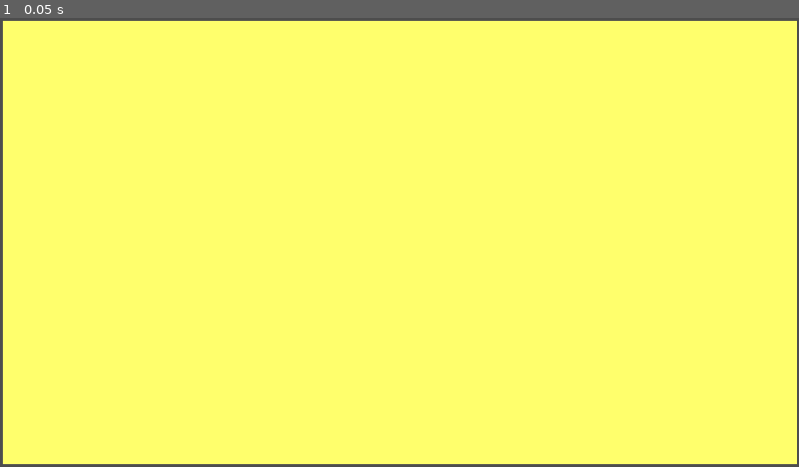
Above: before the commit, frame 1.
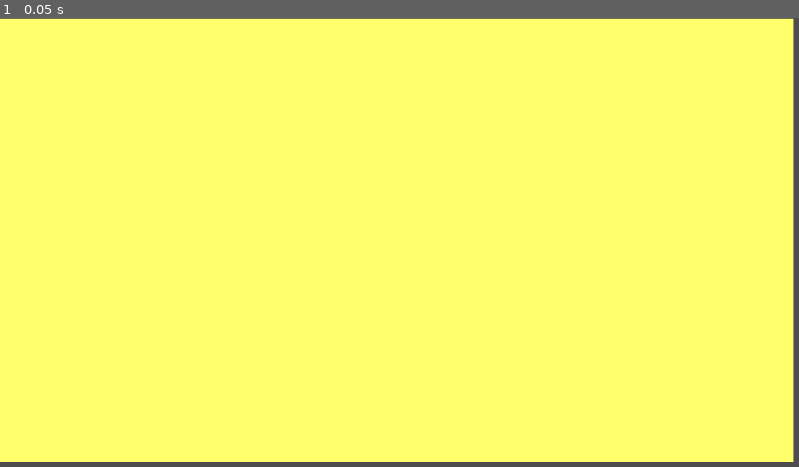
Above: after the commit, the same moment.

Repository: Teriko2409/kanji_no_sekai
Game: Godot game, scene res://mini_jeu/MemoKanji/memokanji.tscn
The game is run twice, just before and just after one commit, with the same random seed, the same clock (stepped at 60 frames per second) and the same inputs.
Inputs:
- Up to frame 1 (0.05 s): no input

The runs differ from the first frame. In frame 1, 2.0% of the frame differs, in the area x 0-100%, y 0-100%.

Commit message:
Memokanji : Mise en place les cartes sur le plateau

Diff:
--- a/dossier_godot/mini_jeu/MemoKanji/cartes.tscn
+++ b/dossier_godot/mini_jeu/MemoKanji/cartes.tscn
@@ -1,8 +1,8 @@
 [gd_scene format=3 uid="uid://d3uukf6aoe3ho"]
 
 [node name="Cartes" type="Control"]
+custom_minimum_size = Vector2(120, 150)
 layout_mode = 3
-anchors_preset = 15
 anchor_right = 1.0
 anchor_bottom = 1.0
 grow_horizontal = 2
@@ -14,10 +14,18 @@
 offset_bottom = 8.0
 
 [node name="kanji_wrote" type="Label" parent="."]
+custom_minimum_size = Vector2(100, 150)
 layout_mode = 0
 offset_right = 40.0
 offset_bottom = 23.0
+uppercase = true
 
 [node name="carte_structure" type="ColorRect" parent="."]
-layout_mode = 0
+custom_minimum_size = Vector2(120, 150)
+layout_mode = 1
+anchors_preset = 15
+anchor_right = 1.0
+anchor_bottom = 1.0
+grow_horizontal = 2
+grow_vertical = 2
 color = Color(0.78730935, 0.5856883, 0.52867055, 1)
--- a/dossier_godot/mini_jeu/MemoKanji/gameboard.gd
+++ b/dossier_godot/mini_jeu/MemoKanji/gameboard.gd
@@ -1,12 +1,22 @@
 extends Control
 
+const MODEL_CARTE = preload("res://mini_jeu/MemoKanji/cartes.tscn")
 
-# Called when the node enters the scene tree for the first time.
-func _ready() -> void:
-
-	pass # Replace with function body.
+@onready var grille = $GridContainer
 
 
-# Called every frame. 'delta' is the elapsed time since the previous frame.
-func _process(delta: float) -> void:
-	pass
+# Le jeu démarre ici !
+func _ready() -> void:
+	var mes_kanjis = []
+
+	for kanji in mes_kanjis:
+		creer_une_carte(kanji)
+
+
+# Notre "machine" qui fabrique et range la carte
+func creer_une_carte(texte_du_kanji: String) -> void:
+	# a. On clone le modèle
+	var nouvelle_carte = MODEL_CARTE.instantiate()
+
+	# b. On l'envoie dans la grille (le GridContainer la range tout seul !)
+	grille.add_child(nouvelle_carte)
--- a/dossier_godot/mini_jeu/MemoKanji/gameboard.tscn
+++ b/dossier_godot/mini_jeu/MemoKanji/gameboard.tscn
@@ -13,6 +13,7 @@
 script = ExtResource("1_stgll")
 
 [node name="gameboard_colort" type="ColorRect" parent="."]
+custom_minimum_size = Vector2(600, 500)
 layout_mode = 1
 anchors_preset = 15
 anchor_right = 1.0
@@ -22,17 +23,3 @@
 tooltip_text = "salut bg
 "
 color = Color(1, 1, 0.42352942, 1)
-
-[node name="gameboard_structure" type="GridContainer" parent="."]
-clip_children = 1
-layout_mode = 1
-anchors_preset = 15
-anchor_right = 1.0
-anchor_bottom = 1.0
-grow_horizontal = 2
-grow_vertical = 2
-tooltip_text = "
-"
-theme_override_constants/h_separation = 10
-theme_override_constants/v_separation = 10
-columns = 4
--- a/dossier_godot/mini_jeu/MemoKanji/memokanji.tscn
+++ b/dossier_godot/mini_jeu/MemoKanji/memokanji.tscn
@@ -1,11 +1,41 @@
-[gd_scene load_steps=2 format=3 uid="uid://cjiukew273ee4"]
+[gd_scene load_steps=3 format=3 uid="uid://cjiukew273ee4"]
 
 [ext_resource type="PackedScene" uid="uid://bqdan3aosvute" path="res://mini_jeu/MemoKanji/gameboard.tscn" id="1_qhhm3"]
+[ext_resource type="PackedScene" uid="uid://d3uukf6aoe3ho" path="res://mini_jeu/MemoKanji/cartes.tscn" id="2_4ohfa"]
 
 [node name="memokanji" type="Node2D"]
+position = Vector2(-5, 7)
 
 [node name="gameboard" parent="." instance=ExtResource("1_qhhm3")]
+clip_contents = true
+anchors_preset = 0
+anchor_right = 0.0
+anchor_bottom = 0.0
 offset_left = 4.0
-offset_top = 4.0
+offset_top = -6.0
 offset_right = 1149.0
-offset_bottom = 644.0
+offset_bottom = 634.0
+grow_horizontal = 1
+grow_vertical = 1
+
+[node name="GridContainer" type="GridContainer" parent="gameboard"]
+clip_contents = true
+custom_minimum_size = Vector2(600, 600)
+layout_mode = 1
+anchors_preset = 15
+anchor_right = 1.0
+anchor_bottom = 1.0
+offset_left = 26.0
+offset_top = 18.0
+offset_right = -277.0
+offset_bottom = -22.0
+grow_horizontal = 2
+grow_vertical = 2
+theme_override_constants/h_separation = 10
+theme_override_constants/v_separation = 10
+columns = 4
+
+[node name="Cartes" parent="gameboard/GridContainer" instance=ExtResource("2_4ohfa")]
+visible = false
+layout_mode = 2
+size_flags_stretch_ratio = 0.0
